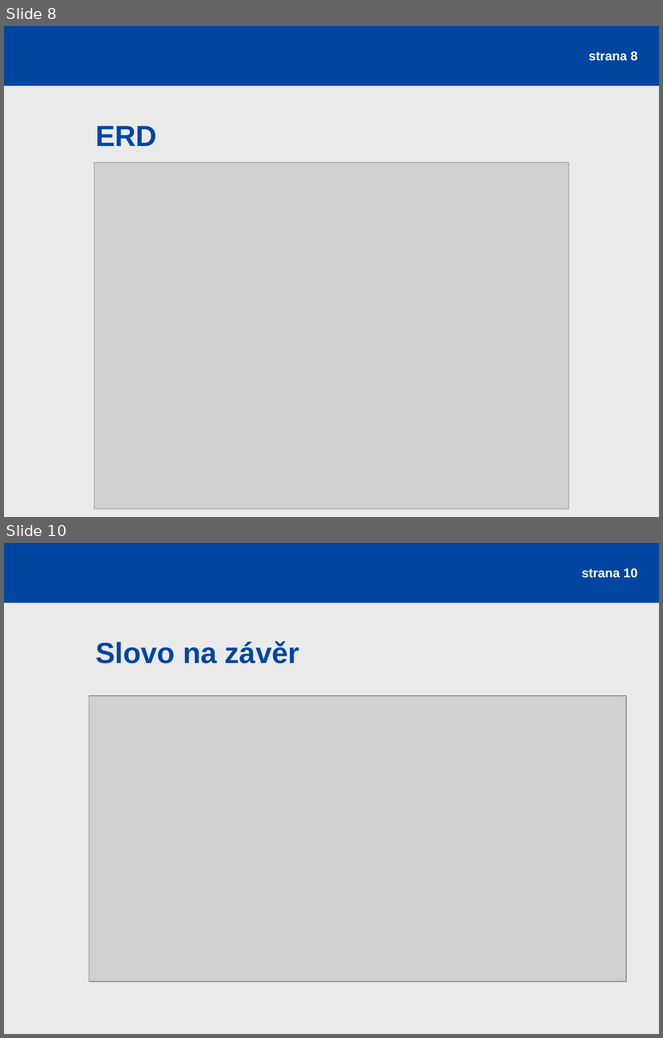
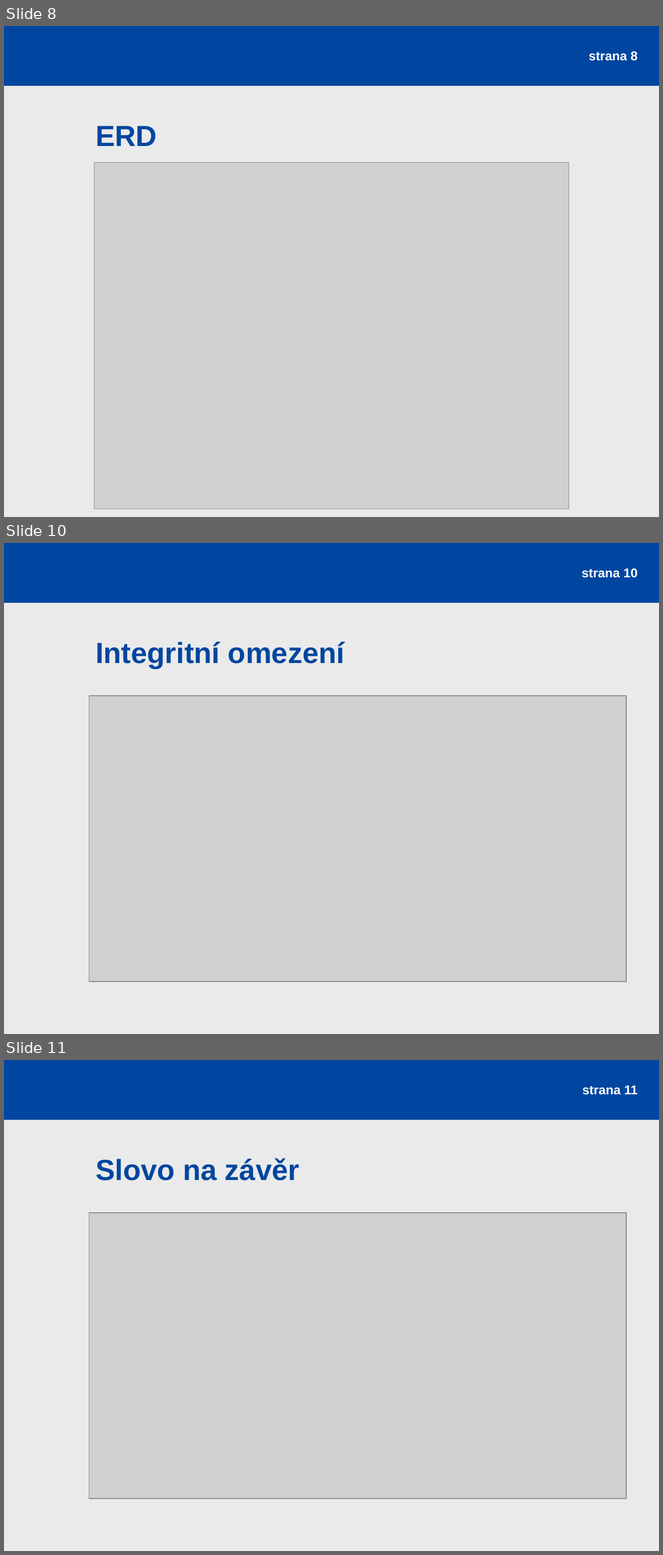
Before and after one commit to rajzik/databaze, a slide deck: prezentace.ppt. Shown one above the other, each under a label of ours: slides 8 and 10 before the commit, slides 8, 10 and 11 after it; the slides between them are not shown. The pictures are 663x1038 and 663x1555 pixels, drawn with LibreOffice and Linux fonts; fonts in the diff are those of the drawing; grey boxes stand for pictures. Boxes give left, top, right and bottom in pixels: in the first picture for what was removed or moved away, otherwise in the second. Text is boxed around its words. In the diff, an @@ line names an element or a change of style, - is before the commit and + after.

```diff
--- a/prezentace.ppt
+++ b/prezentace.ppt
@@ slide 10 added at (4, 543, 659, 1034), background #EAEAEA; not listed: 1 template element that a slide beside it also shows @@
@@ page number added at (582, 568, 638, 578), 14 pt, text #FFFFFF, bold @@
+strana 10
@@ title added at (96, 642, 345, 668), 32 pt, text #0046A0, bold @@
+Integritní omezení
@@ picture added at (89, 696, 626, 982) @@
@@ what was slide 10 is now slide 11 @@
@@ page number at (583, 1085, 638, 1095): text changed @@
-strana 10
+strana 11
```
Also in this commit, not shown: 1 other slide added, 1 slide removed.
